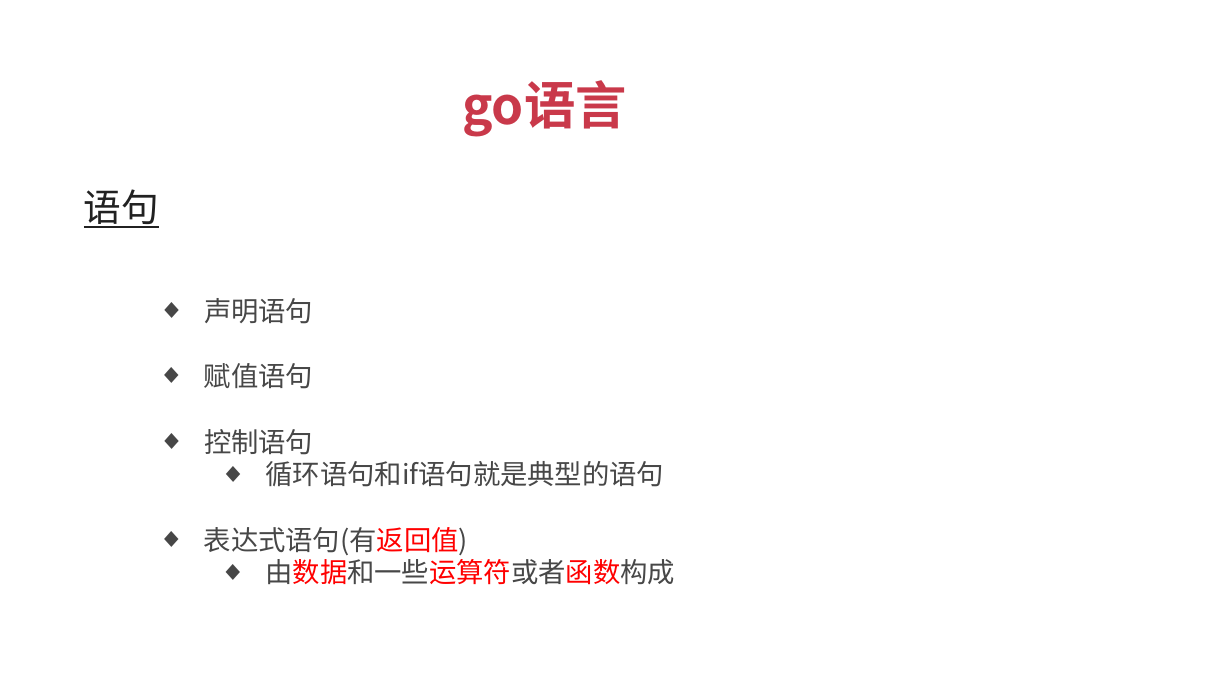
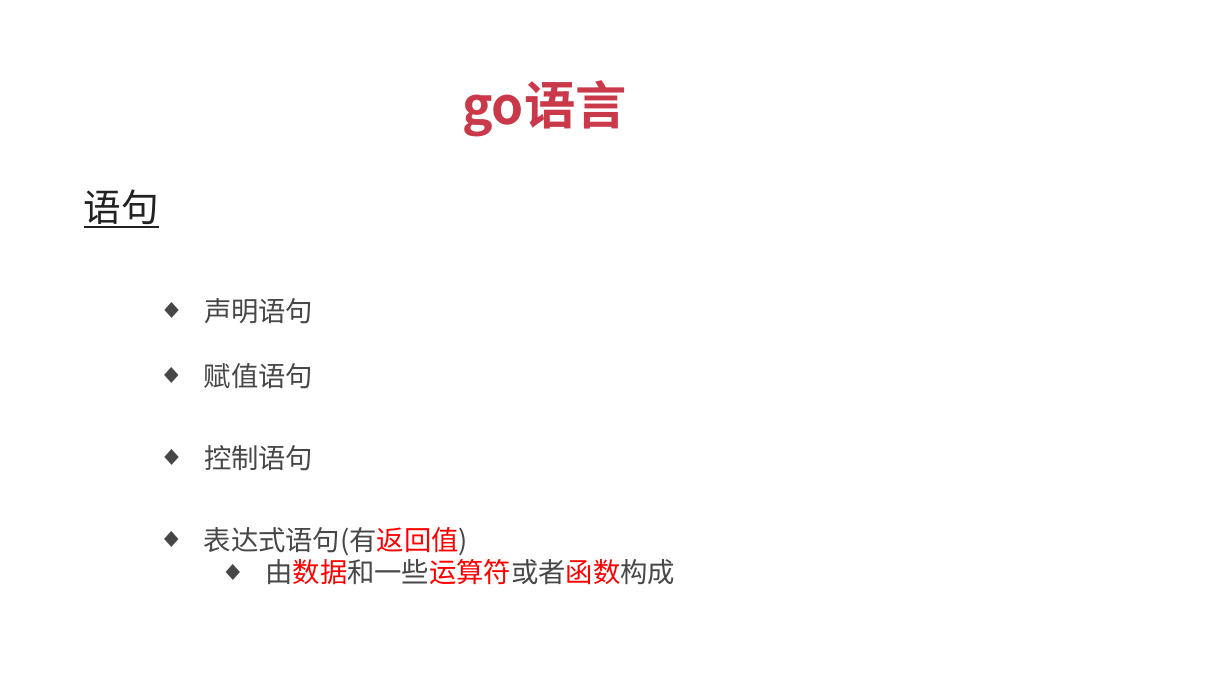
Before and after one commit to xuqiang76/golang, a slide deck: slide 6 of tuling/go语言_傻大猫.pptx (slide 7 before the commit). Drawn at 1232x693 pixels with LibreOffice and Linux fonts; fonts in the diff are those of the drawing. Boxes give left, top, right and bottom in pixels: in the first picture for what was removed or moved away, otherwise in the second. Text is boxed around its words. In the diff, an @@ line names an element or a change of style, - is before the commit and + after.

```diff
--- a/tuling/go语言_傻大猫.pptx
+++ b/tuling/go语言_傻大猫.pptx
@@ text "控制语句": place and size @@
-text "控制语句" at (204,429,664,487)
+text "控制语句" at (204,445,313,471)
@@ text at (266,461,664,487): paragraph removed @@
-    ◆ 循环语句和if语句就是典型的语句
```
Also in this commit, not shown: 3 other slides changed, 1 slide removed, 1 other file.
